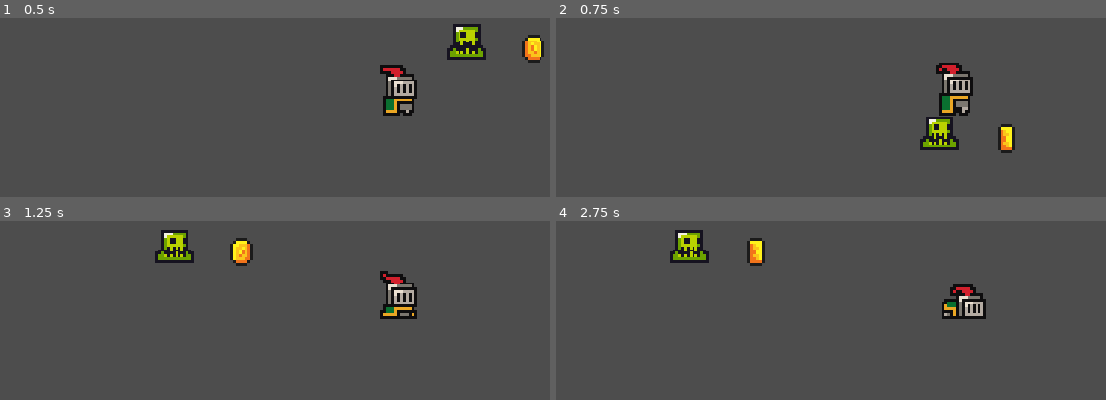
Above: before the commit, frames 1-4 (two rows, left to right).
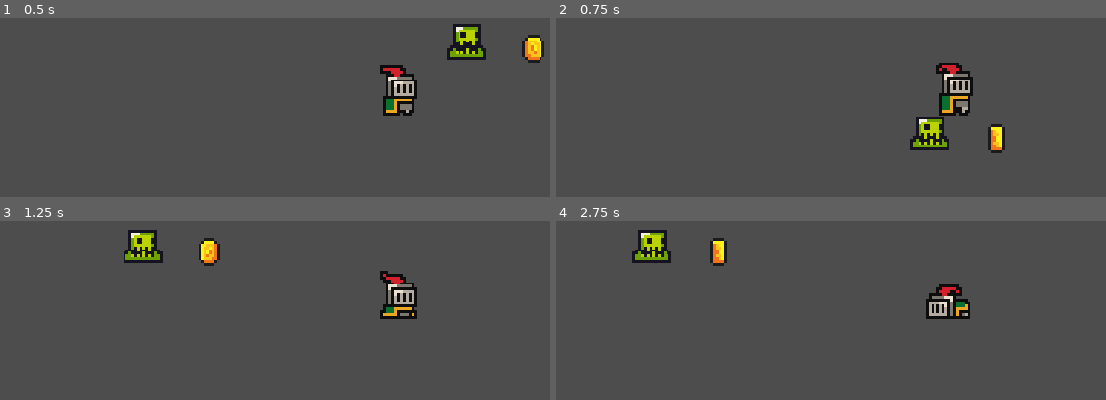
Above: after the commit, the same moments.

Repository: jsjzh/jump-game
Game: Godot game, scene res://src/sences/game.tscn
Two runs of this game, one before a commit and one after it. Both use one fixed random seed, a clock stepped at 60 frames per second and the inputs below. Sound files missing from this copy of the repository are replaced by a short silence.
Inputs:
- Up to frame 1 (0.5 s): no input
- Up to frame 2 (0.75 s): hold Right (right) from 0.53 s (still down); tap X (jump) at 0.6 s
- Up to frame 3 (1.25 s): keep holding Right (right); tap X (jump) at 0.77, 1.07 s
- Up to frame 4 (2.75 s): tap X (jump) at 1.35, 1.52, 1.82, 2.1 s; release Right (right) at 2.03 s; hold Left (left) from 2.03 s (still down)

Frame 1 is identical in both runs. In frame 2, 1.8% of the frame differs, in the area x 64-84%, y 55-76%; in frame 3, 3.1%; in frame 4, 4.7%, in the area x 13-79%, y 5-55%.

Commit message:
feat: 增加人物跳跃功能;人物走路速度缓降功能

Diff:
--- a/src/scriprts/player.gd
+++ b/src/scriprts/player.gd
@@ -8,35 +8,50 @@
 	RUN,
 }
 
-@export var SPEED = 150
-@export var JUMP_VELOCITY = -300
-
 @export var state: Dictionary = {
-	"status": PlayStatus.IDLE,
+	"current_status": PlayStatus.IDLE,
+	"run_speed": 100,
+	"run_reduce_speed": 10,
+	"jump_speed": 300,
 }
 
 @onready var animated_sprite: AnimatedSprite2D = $AnimatedSprite2D
 
 func _physics_process(delta: float) -> void:
-	if not is_on_floor():
-		velocity += get_gravity() * delta
+	if is_on_floor():
+		if Input.is_action_just_pressed("jump"):
+			velocity.y = - state.get("jump_speed")
+	else:
+		velocity.y += get_gravity().y * delta
 
-	handleJump()
+	var direction = Input.get_axis("left", "right")
+
+	if direction:
+		velocity.x = direction * state.get("run_speed") * 100 * delta
+		if direction > 0:
+				animated_sprite.flip_h = false
+		else:
+			animated_sprite.flip_h = true
+	else:
+		velocity.x = move_toward(velocity.x, 0, state.get("run_reduce_speed") * 100 * delta)
+
+	move_and_slide()
+
+
+	# handleJump()
 
 	# Get the input direction and handle the movement/deceleration.
 	# As good practice, you should replace UI actions with custom gameplay actions.
-	var direction := Input.get_axis("left", "right")
-	if direction:
-		velocity.x = direction * SPEED
-	else:
-		velocity.x = move_toward(velocity.x, 0, SPEED)
+	# var direction := Input.get_axis("left", "right")
 
-	move_and_slide()
+	# if direction:
+	# 	velocity.x = direction * SPEED * delta
+	# else:
+	# 	velocity.x = move_toward(velocity.x, 0, SPEED * delta)
 
-func handleJump() -> void:
-	if Input.is_action_just_pressed("jump") and is_on_floor():
-		velocity.y = JUMP_VELOCITY
-		pass
+
+# func handleJump() -> void:
+
 
 func on_attack_by_slime() -> void:
 	animated_sprite.play("dead")
